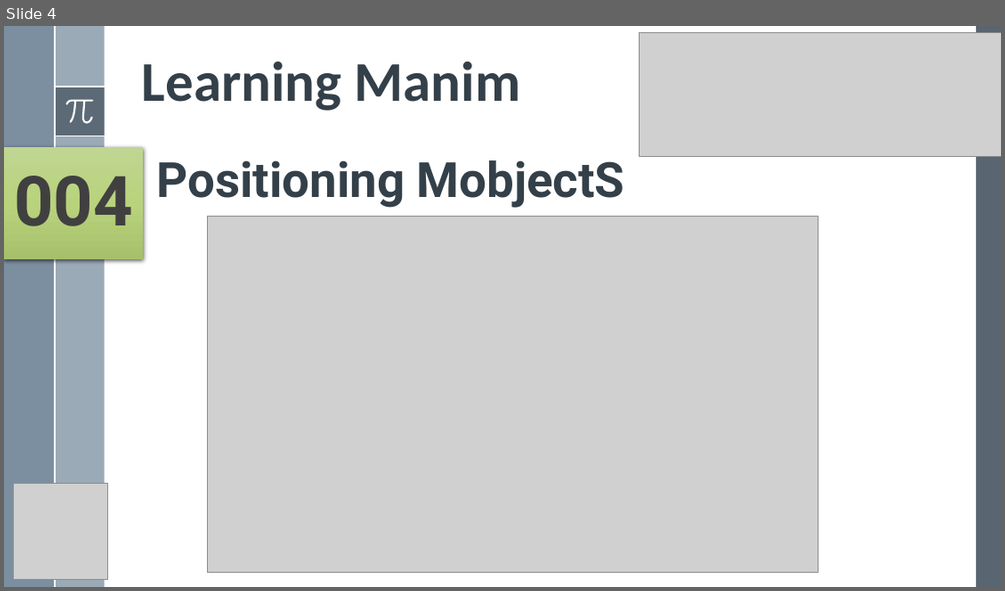
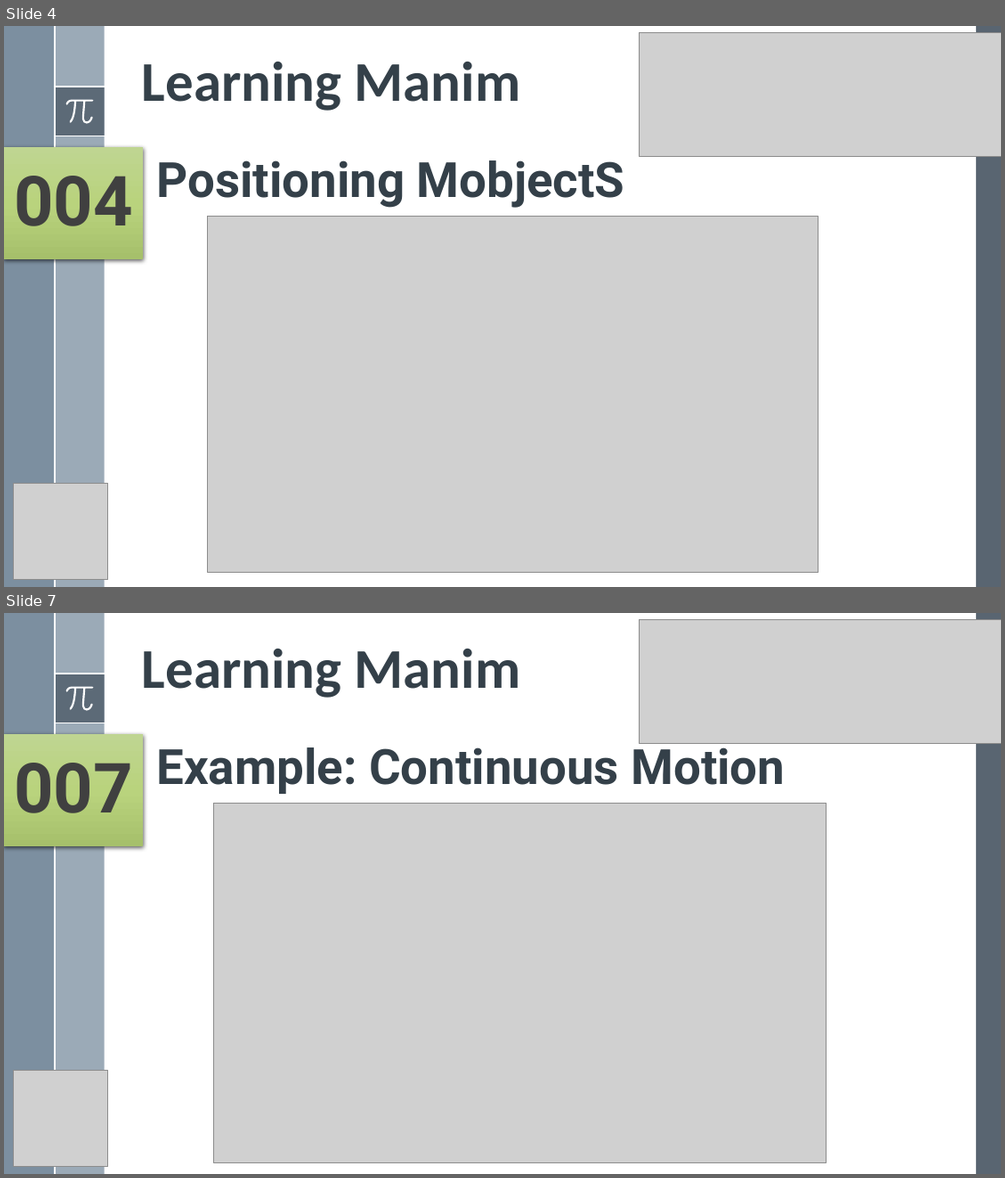
Before and after one commit to yasenstar/python, a slide deck: Manim/Learn Manim Library by Practice.pptx. Shown one above the other, each under a label of ours: slide 4 before the commit, slides 4 and 7 after it; the slides between them are not shown. The pictures are 1005x591 and 1005x1178 pixels, drawn with LibreOffice and Linux fonts; fonts in the diff are those of the drawing; grey boxes stand for pictures. Boxes give left, top, right and bottom in pixels: in the first picture for what was removed or moved away, otherwise in the second. Text is boxed around its words. In the diff, an @@ line names an element or a change of style, - is before the commit and + after.

```diff
--- a/Manim/Learn Manim Library by Practice.pptx
+++ b/Manim/Learn Manim Library by Practice.pptx
@@ slide 7 added at (4,613,1001,1174), background #FFFFFF; not listed: 8 template elements that a slide beside it also shows @@
@@ picture added at (639,620,1001,743) @@
@@ title added at (142,649,521,698), 54 pt, text #35404A, bold @@
+Learning Manim
@@ rectangle added at (4,734,143,846), fill gradient #C0D691 to #BAD47E to #A7C16B, 66.6 pt, text #404040, bold @@
+007
@@ text added at (156,740,785,794), 46.8 pt, text #35404A, bold @@
+Example: Continuous Motion
@@ picture added at (214,803,826,1163) @@
@@ picture added at (14,1070,108,1167) @@
```
Also in this commit, not shown: 1 slide changed, 6 other slides added.
